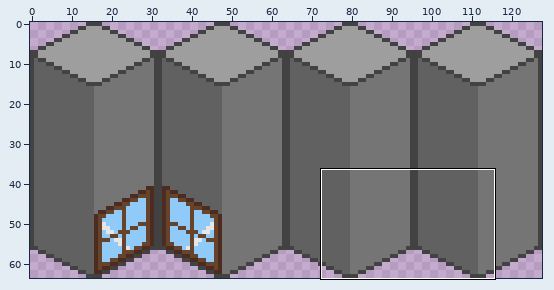
Pixel-art file -- window-sprite.aseprite. The picture above shows the old version from afar; the outline marks the close-up.
Close-up. As it was:
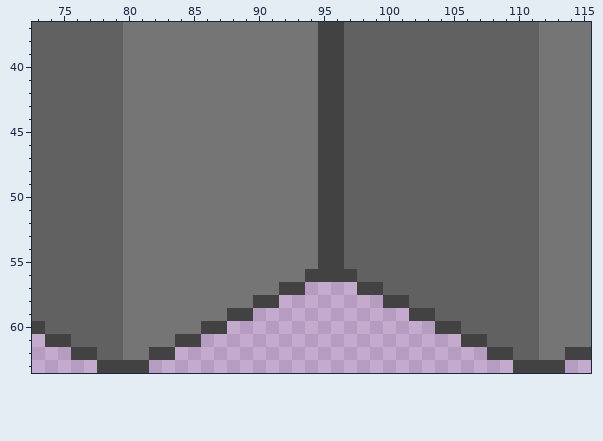
128x64 pixels, 1 frame. Shown: x 73..115, y 37..63.
The same view after the edit:
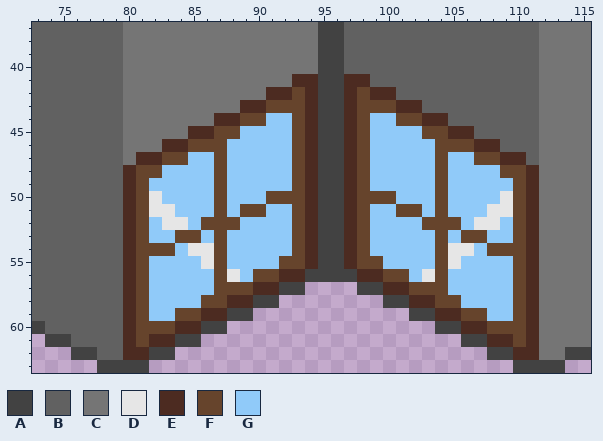
Palette (. is transparent): A #424242  B #616161  C #757575  D #e6e6e6  E #4c2b21  F #66442c  G #90caf9
Message: Back view
Diff:
--- layer "Layer 2"
@@ x 73..115 @@
 40 BBBBBBBCCCCCCCCCCCCCCCAABBBBBBBBBBBBBBBCCCC
-41 BBBBBBBCCCCCCCCCCCCCCCAABBBBBBBBBBBBBBBCCCC
-42 BBBBBBBCCCCCCCCCCCCCCCAABBBBBBBBBBBBBBBCCCC
-43 BBBBBBBCCCCCCCCCCCCCCCAABBBBBBBBBBBBBBBCCCC
-44 BBBBBBBCCCCCCCCCCCCCCCAABBBBBBBBBBBBBBBCCCC
-45 BBBBBBBCCCCCCCCCCCCCCCAABBBBBBBBBBBBBBBCCCC
-46 BBBBBBBCCCCCCCCCCCCCCCAABBBBBBBBBBBBBBBCCCC
-47 BBBBBBBCCCCCCCCCCCCCCCAABBBBBBBBBBBBBBBCCCC
-48 BBBBBBBCCCCCCCCCCCCCCCAABBBBBBBBBBBBBBBCCCC
-49 BBBBBBBCCCCCCCCCCCCCCCAABBBBBBBBBBBBBBBCCCC
-50 BBBBBBBCCCCCCCCCCCCCCCAABBBBBBBBBBBBBBBCCCC
-51 BBBBBBBCCCCCCCCCCCCCCCAABBBBBBBBBBBBBBBCCCC
-52 BBBBBBBCCCCCCCCCCCCCCCAABBBBBBBBBBBBBBBCCCC
-53 BBBBBBBCCCCCCCCCCCCCCCAABBBBBBBBBBBBBBBCCCC
-54 BBBBBBBCCCCCCCCCCCCCCCAABBBBBBBBBBBBBBBCCCC
-55 BBBBBBBCCCCCCCCCCCCCCCAABBBBBBBBBBBBBBBCCCC
-56 BBBBBBBCCCCCCCCCCCCCCAAAABBBBBBBBBBBBBBCCCC
-57 BBBBBBBCCCCCCCCCCCCAA....AABBBBBBBBBBBBCCCC
-58 BBBBBBBCCCCCCCCCCAA........AABBBBBBBBBBCCCC
-59 BBBBBBBCCCCCCCCAA............AABBBBBBBBCCCC
-60 ABBBBBBCCCCCCAA................AABBBBBBCCCC
-61 .AABBBBCCCCAA....................AABBBBCCCC
-62 ...AABBCCAA........................AABBCCAA
+41 BBBBBBBCCCCCCCCCCCCCEEAAEEBBBBBBBBBBBBBCCCC
+42 BBBBBBBCCCCCCCCCCCEEFEAAEFEEBBBBBBBBBBBCCCC
+43 BBBBBBBCCCCCCCCCEEFFFEAAEFFFEEBBBBBBBBBCCCC
+44 BBBBBBBCCCCCCCEEFFGGFEAAEFGGFFEEBBBBBBBCCCC
+45 BBBBBBBCCCCCEEFFGGGGFEAAEFGGGGFFEEBBBBBCCCC
+46 BBBBBBBCCCEEFFFGGGGGFEAAEFGGGGGFFFEEBBBCCCC
+47 BBBBBBBCEEFFGGFGGGGGFEAAEFGGGGGFGGFFEEBCCCC
+48 BBBBBBBEFFGGGGFGGGGGFEAAEFGGGGGFGGGGFFECCCC
+49 BBBBBBBEFGGGGGFGGGGGFEAAEFGGGGGFGGGGGFECCCC
+50 BBBBBBBEFDGGGGFGGGFFFEAAEFFFGGGFGGGGDFECCCC
+51 BBBBBBBEFDDGGGFGFFGGFEAAEFGGFFGFGGGDDFECCCC
+52 BBBBBBBEFGDDGFFFGGGGFEAAEFGGGGFFFGDDGFECCCC
+53 BBBBBBBEFGGFFGFGGGGGFEAAEFGGGGGFGFFGGFECCCC
+54 BBBBBBBEFFFGDDFGGGGGFEAAEFGGGGGFDDGFFFECCCC
+55 BBBBBBBEFGGGGDFGGGGFFEAAEFFGGGGFDGGGGFECCCC
+56 BBBBBBBEFGGGGGFDGFFEEAAAAEEFFGDFGGGGGFECCCC
+57 BBBBBBBEFGGGGGFFFEEAA....AAEEFFFGGGGGFECCCC
+58 BBBBBBBEFGGGGFFEEAA........AAEEFFGGGGFECCCC
+59 BBBBBBBEFGGFFEEAA............AAEEFFGGFECCCC
+60 ABBBBBBEFFFEEAA................AAEEFFFECCCC
+61 .AABBBBEFEEAA....................AAEEFECCCC
+62 ...AABBEEAA........................AAEECCAA
 63 .....AAAA............................AAAA..
Pixel boxes of the changes (left, top, right, bottom) in both close-ups:
changed: (123, 74, 539, 360)
